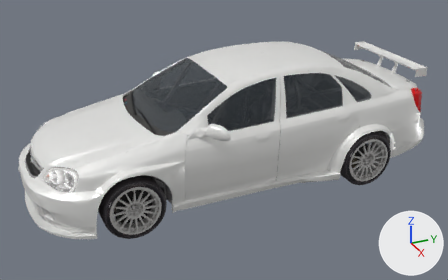
The glTF model public/models/gentra.glb: old version first, new version second.
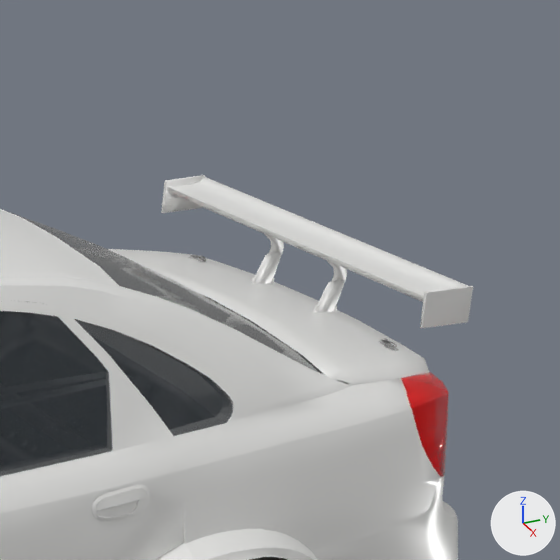
The first picture shows the older version from a camera (50 mm lens) standing at (5.67, -2.64, 3.27) and looking at (0.06, -0.12, 0.47). The close-ups show the older and then the newer version on the part from 71% to 100% of the width and 0% to 47% of the height of that picture. Only the edits that show in the close-ups are written down. Lighting does not change. The marker at lower right points along +X, +Y and +Z. Where no turn or scale is listed for an object, it has been applied to the vertices. Vertices at exactly the same position are counted once.

Names of what the first close-up shows: 'glass', 'paint' and 2 more.
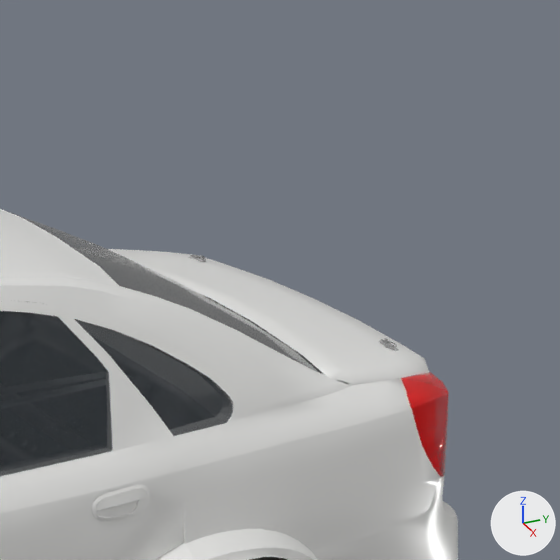
Pixel boxes [x1, y1, x2, y2] of what changed, in the close-ups (560 x 560 px):
'paint', reshaped
    before: [0, 175, 473, 560]
    after: [0, 209, 458, 560]
part 1 of me_paint, deleted
    before: [161, 175, 473, 328]

Diff of the bpy script that builds the scene:
```diff
--- a/public/models/gentra.glb.py
+++ b/public/models/gentra.glb.py
@@ me_paint @@
 # used by ob_paint; location = (0.0, 0.0, 0.0)
-me_paint.from_pydata(...)  # 5570 vertices, 9490 faces; spans x -0.97..0.98, y -2.24..2.24, z 0.11..1.38
+me_paint.from_pydata(...)  # 5250 vertices, 8984 faces; spans x -0.97..0.98, y -2.24..2.24, z 0.11..1.38
+# me_paint part 1: 17 loose pieces with 320 vertices, spanning x -0.59..0.59, y -2.13..2.11, z 0.59..1.15, are deleted
 me_paint.materials.append(mat_paint)
```
